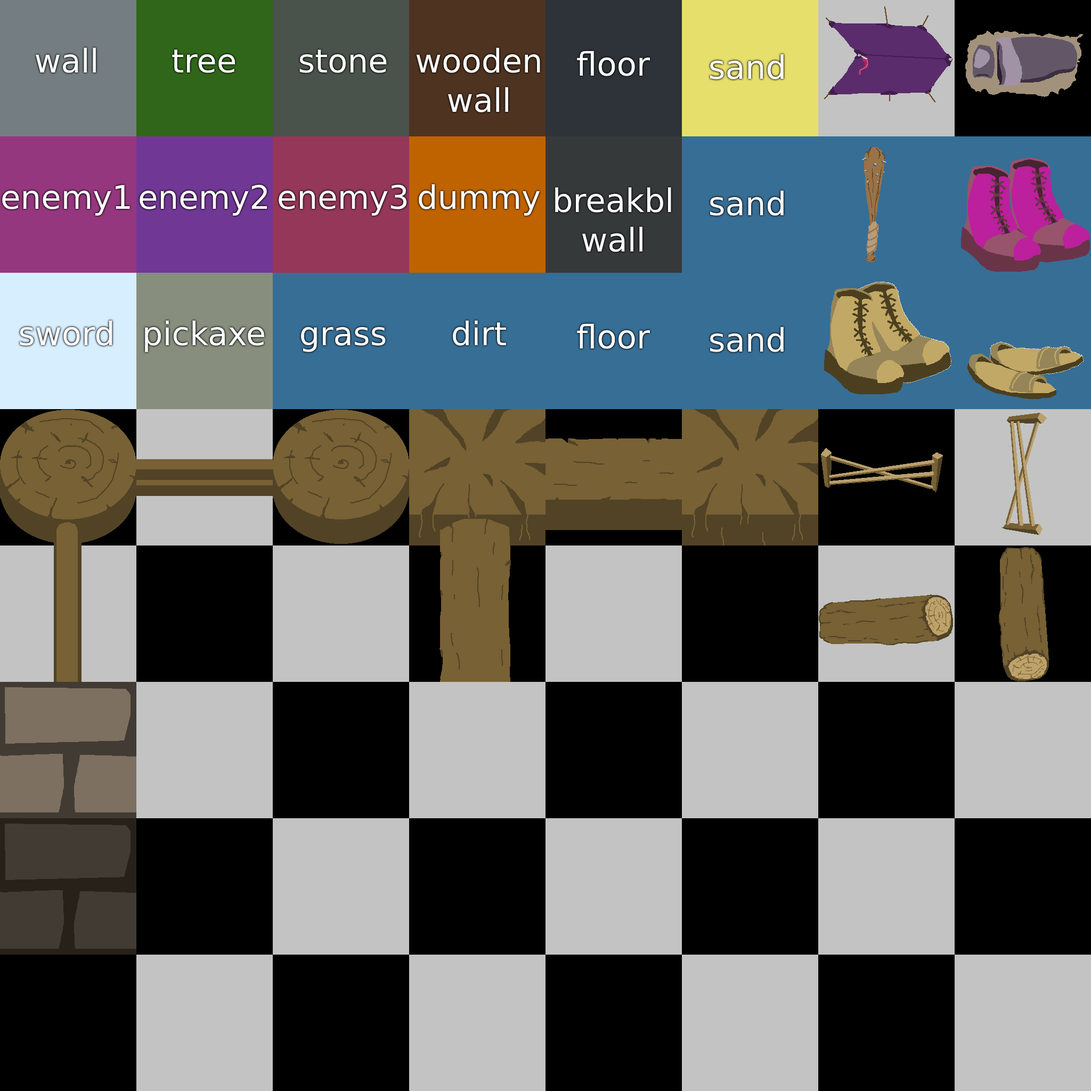
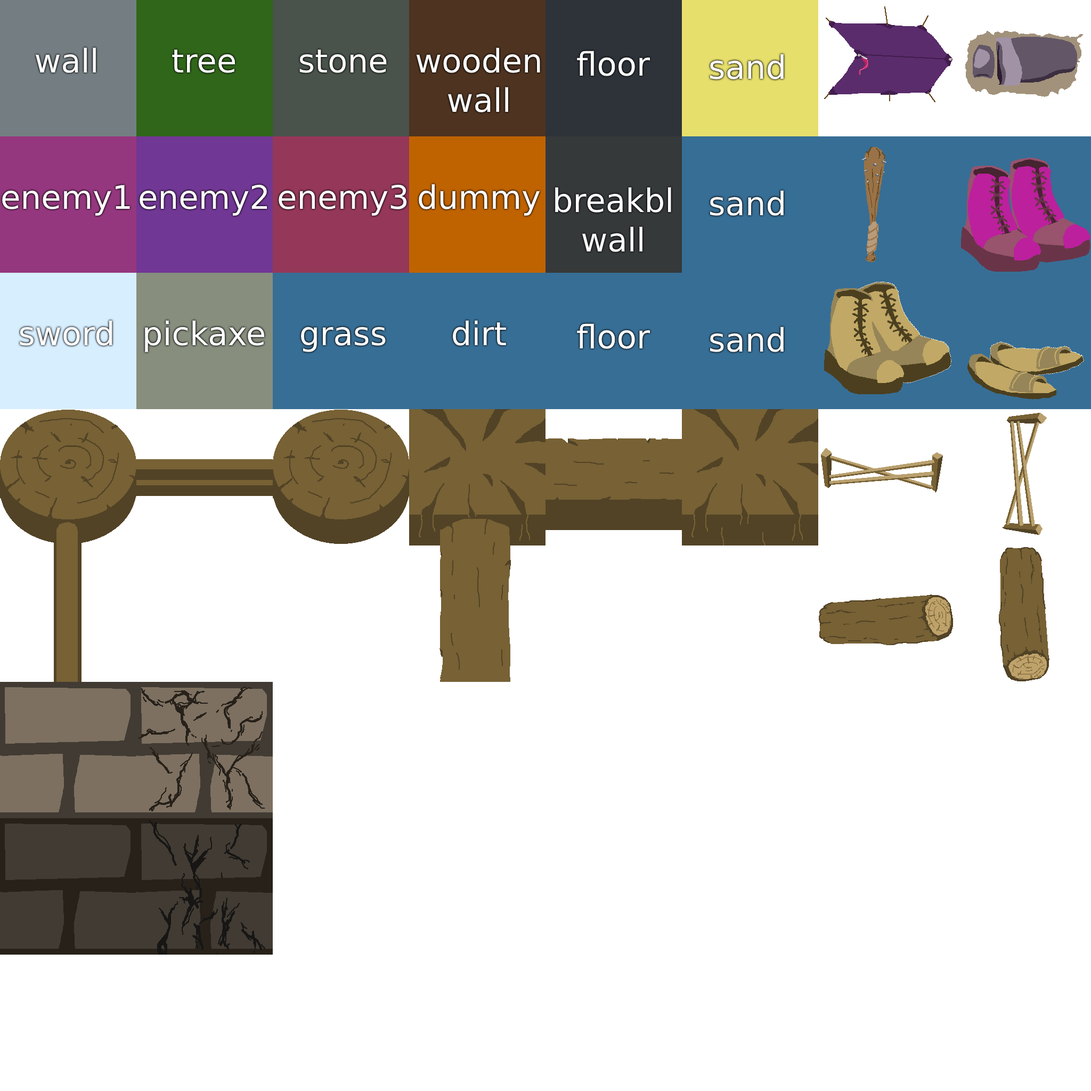
Revision of a layered 1091px x 1091px image; what changed, layer by layer:
added layer "Layer 15" above "Layer 14" over [138, 686, 266, 956]
painted on "Layer 14" over [136, 682, 273, 956]
hid "Background" over [0, 0, 1091, 1091]
